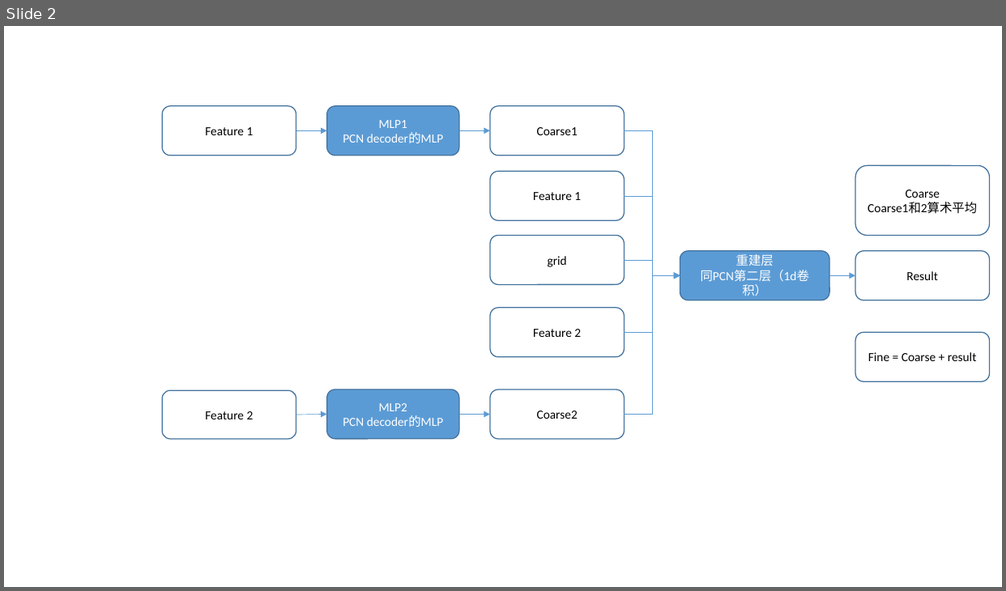
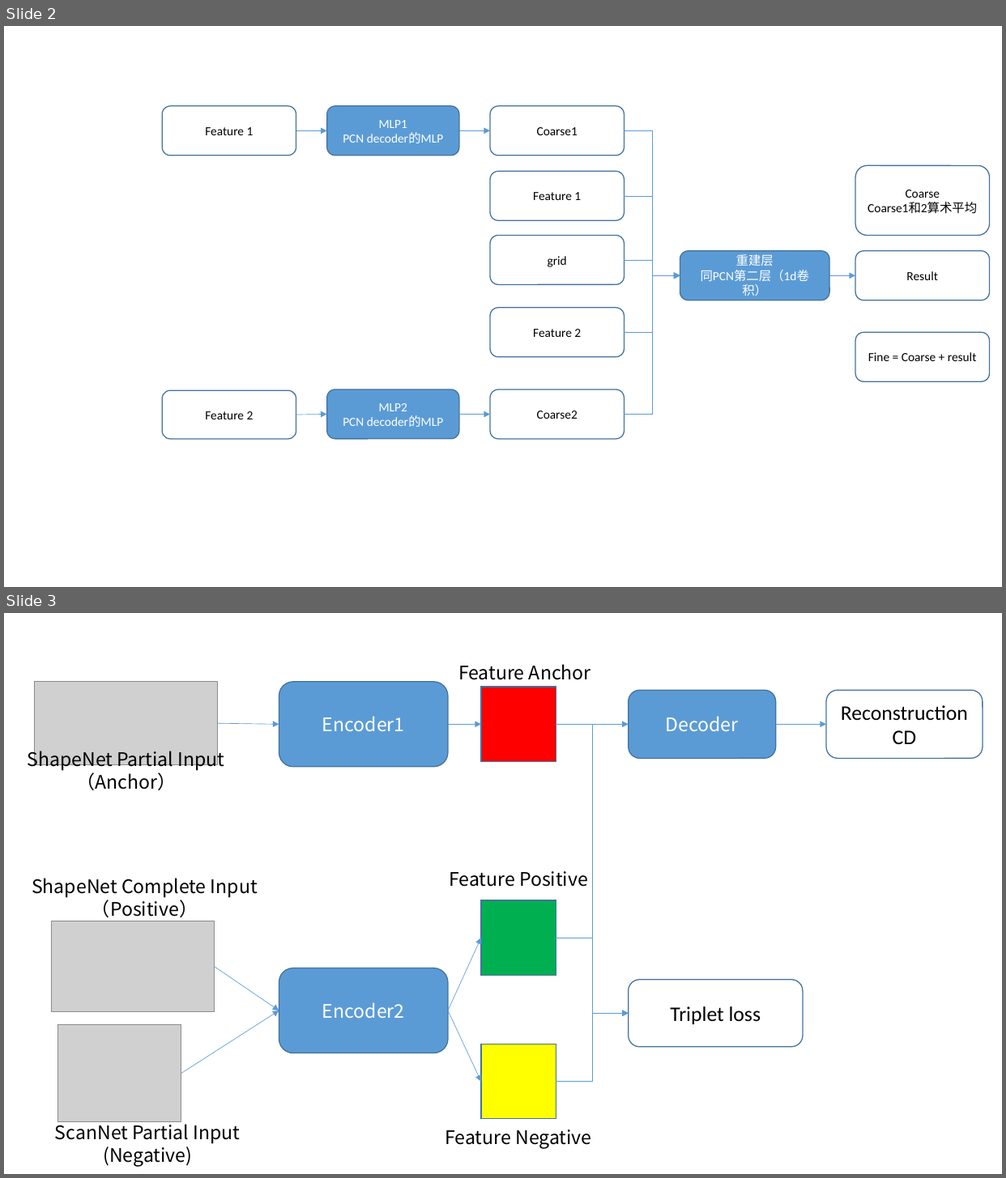
Before and after one commit to SerCharles/SPQRNet, a slide deck: note/Network.pptx. Shown one above the other, each under a label of ours: slide 2 before the commit, slides 2 and 3 after it. The pictures are 1006x591 and 1006x1178 pixels, drawn with LibreOffice and Linux fonts; fonts in the diff are those of the drawing; grey boxes stand for pictures. Boxes give left, top, right and bottom in pixels: in the first picture for what was removed or moved away, otherwise in the second. Text is boxed around its words. In the diff, an @@ line names an element or a change of style, - is before the commit and + after.

```diff
--- a/note/Network.pptx
+++ b/note/Network.pptx
@@ slide 3 added at (4, 613, 1002, 1174), background #FFFFFF @@
@@ picture added at (34, 682, 217, 765) @@
@@ rounded rectangle added at (279, 682, 448, 767), fill #5B9BD5, outline #43739E 1 pt, 18 pt, text #FFFFFF @@
+Encoder1
@@ text added at (458, 664, 591, 680), 18 pt, text #000000 @@
+Feature Anchor
@@ rectangle added at (481, 687, 556, 762), fill #FF0000, outline #43739E 1 pt @@
@@ rounded rectangle added at (629, 690, 776, 758), fill #5B9BD5, outline #43739E 1 pt, 18 pt, text #FFFFFF @@
+Decoder
@@ rounded rectangle added at (827, 690, 983, 758), fill #FFFFFF, outline #43739E 1 pt, 20 pt, text #000000 @@
+Reconstruction CD
@@ arrow added from (217, 723) to (279, 725), #5B9BD5 0.5 pt @@
@@ arrow added from (448, 725) to (481, 725), #5B9BD5 0.5 pt @@
@@ arrow added from (556, 725) to (629, 725), #5B9BD5 0.5 pt @@
@@ elbow arrow added from (556, 725) to (629, 1013), #5B9BD5 0.5 pt @@
@@ arrow added from (776, 725) to (827, 725), #5B9BD5 0.5 pt @@
@@ text added at (27, 747, 225, 790), 18 pt, text #000000 @@
+ShapeNet Partial Input
+（Anchor）
@@ text added at (32, 878, 258, 918), 18 pt, text #000000 @@
+ShapeNet Complete Input
+（Positive）
@@ text added at (449, 871, 588, 887), 18 pt, text #000000 @@
+Feature Positive
@@ rectangle added at (481, 901, 556, 975), fill #00B050, outline #43739E 1 pt @@
@@ picture added at (51, 922, 215, 1013) @@
@@ arrow added from (448, 1011) to (481, 938), #5B9BD5 0.5 pt @@
@@ elbow arrow added from (556, 938) to (629, 1013), #5B9BD5 0.5 pt @@
@@ arrow added from (215, 966) to (279, 1011), #5B9BD5 0.5 pt @@
@@ rounded rectangle added at (279, 969, 448, 1054), fill #5B9BD5, outline #43739E 1 pt, 18 pt, text #FFFFFF @@
+Encoder2
@@ rounded rectangle added at (629, 980, 803, 1047), fill #FFFFFF, outline #43739E 1 pt, 20 pt, text #000000 @@
+Triplet loss
@@ picture added at (58, 1024, 181, 1122) @@
@@ arrow added from (181, 1073) to (279, 1011), #5B9BD5 0.5 pt @@
@@ arrow added from (448, 1011) to (481, 1082), #5B9BD5 0.5 pt @@
@@ elbow arrow added from (556, 1082) to (629, 1013), #5B9BD5 0.5 pt @@
@@ rectangle added at (481, 1044, 556, 1119), fill #FFFF00, outline #43739E 1 pt @@
@@ text added at (55, 1121, 241, 1167), 18 pt, text #000000 @@
+ScanNet Partial Input
+(Negative)
@@ text added at (445, 1130, 591, 1149), 18 pt, text #000000 @@
+Feature Negative
```
Also in this commit, not shown: 2 other slides added, 1 slide removed, 4 other files.
